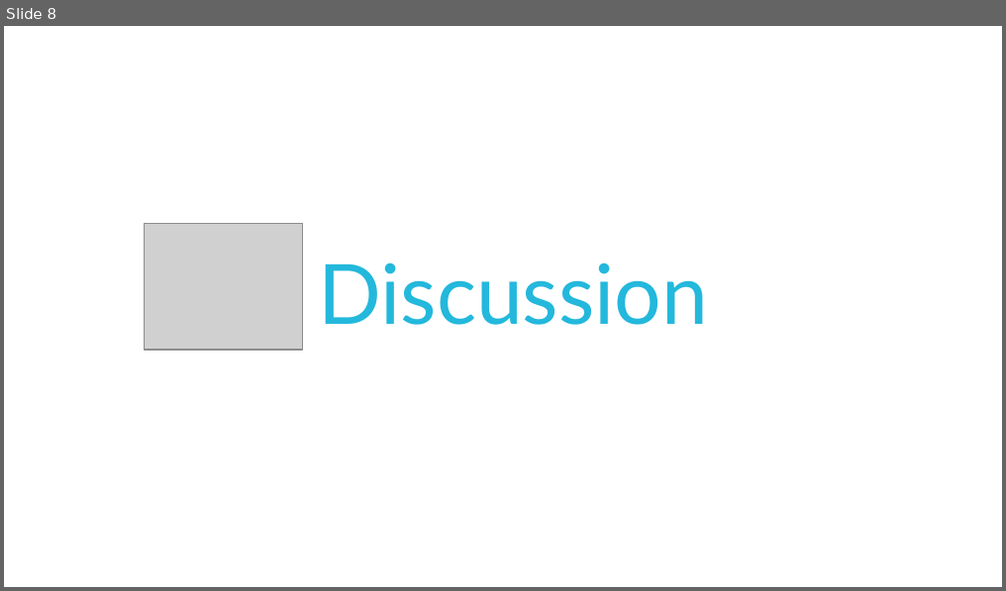
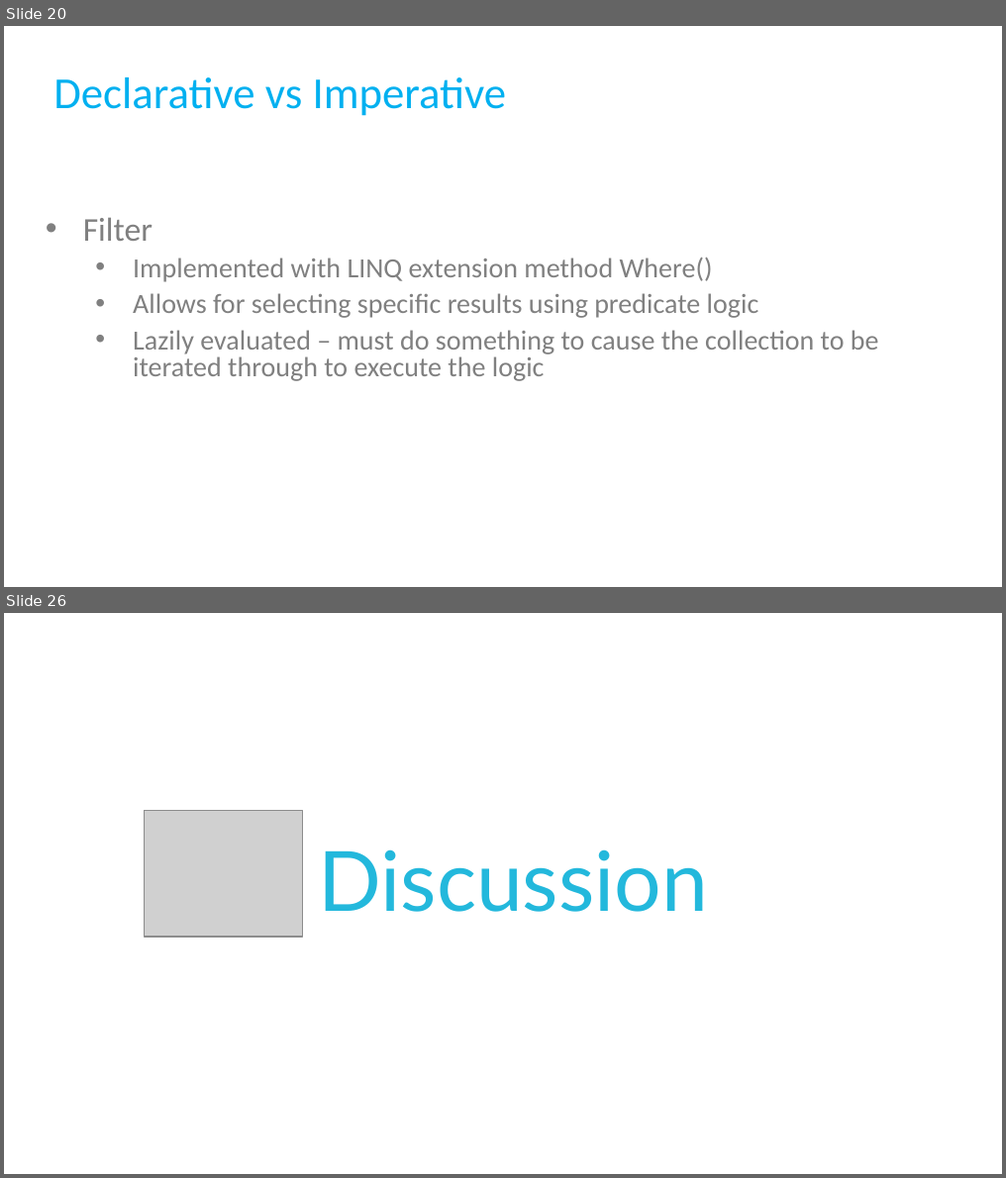
Before and after one commit to AndrewPHunter/ProgrammingPrinciplesAndPatterns, a slide deck: CSharpPractices.pptx. Shown one above the other, each under a label of ours: slide 8 before the commit, slides 20 and 26 after it; the slides between them are not shown. The pictures are 1006x591 and 1006x1178 pixels, drawn with LibreOffice and Linux fonts; fonts in the diff are those of the drawing; grey boxes stand for pictures; background and template pictures are left out. Boxes give left, top, right and bottom in pixels: in the first picture for what was removed or moved away, otherwise in the second. Text is boxed around its words. In the diff, an @@ line names an element or a change of style, - is before the commit and + after.

```diff
--- a/CSharpPractices.pptx
+++ b/CSharpPractices.pptx
@@ slide 20 added at [4, 26, 1002, 587], background #FFFFFF @@
@@ title added at [54, 77, 507, 116], 32 pt, text #00B0F0 @@
+Declarative vs Imperative
@@ text added at [83, 217, 879, 381], 20 pt, text #808080 @@
+• Filter
+  • Implemented with LINQ extension method Where()
+  • Allows for selecting specific results using predicate logic
+  • Lazily evaluated – must do something to cause the collection to be iterated through to execute the logic
@@ what was slide 8 is now slide 26 @@
```
Also in this commit, not shown: 24 other slides added, 7 slides removed, 18 other files.
